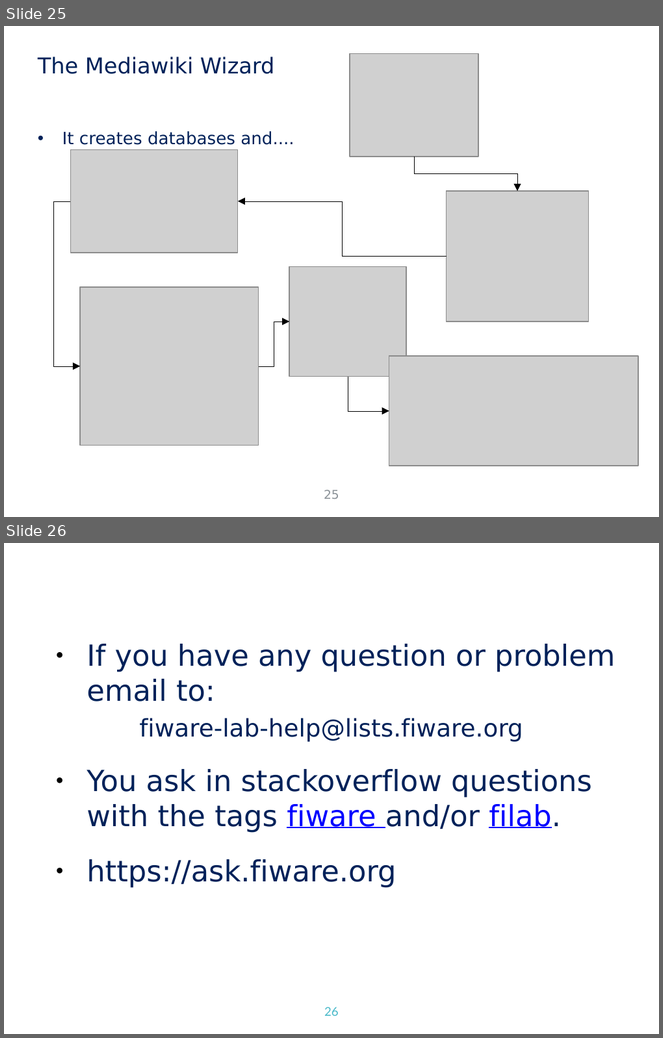
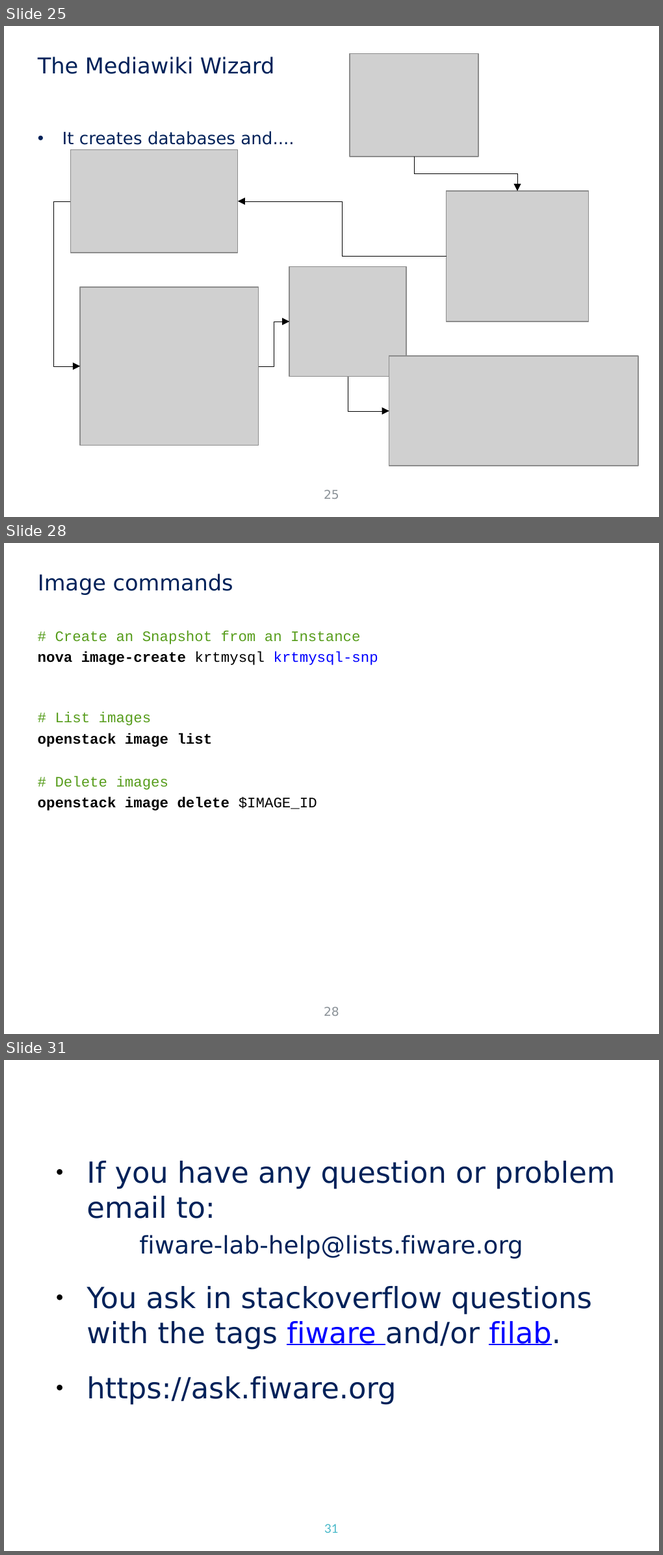
Before and after one commit to jicarretero/SummitMalaga2016, a slide deck: FiwareMalaga.odp. Shown one above the other, each under a label of ours: slides 25 and 26 before the commit, slides 25, 28 and 31 after it; the slides between them are not shown. The pictures are 663x1038 and 663x1555 pixels, drawn with LibreOffice and Linux fonts; fonts in the diff are those of the drawing; grey boxes stand for pictures; background and template pictures are left out. Boxes give left, top, right and bottom in pixels: in the first picture for what was removed or moved away, otherwise in the second. Text is boxed around its words. In the diff, an @@ line names an element or a change of style, - is before the commit and + after.

```diff
--- a/FiwareMalaga.odp
+++ b/FiwareMalaga.odp
@@ slide 28 added at [4,543,659,1034], background #FFFFFF @@
@@ title added at [38,574,233,595], 18 pt, text #002159 @@
+Image commands
@@ text added at [38,631,378,811], 12 pt, text #000000 @@
+# Create an Snapshot from an Instance
+nova image-create krtmysql krtmysql-snp
+# List images
+openstack image list
+# Delete images
+openstack image delete $IMAGE_ID
@@ page number added at [324,1007,339,1016], 10 pt, text #8B9298 @@
+28
@@ what was slide 26 is now slide 31 @@
@@ page number at [324,1524,339,1533]: text changed @@
-26
+31
```
Also in this commit, not shown: 3 slides changed, 4 other slides added.
